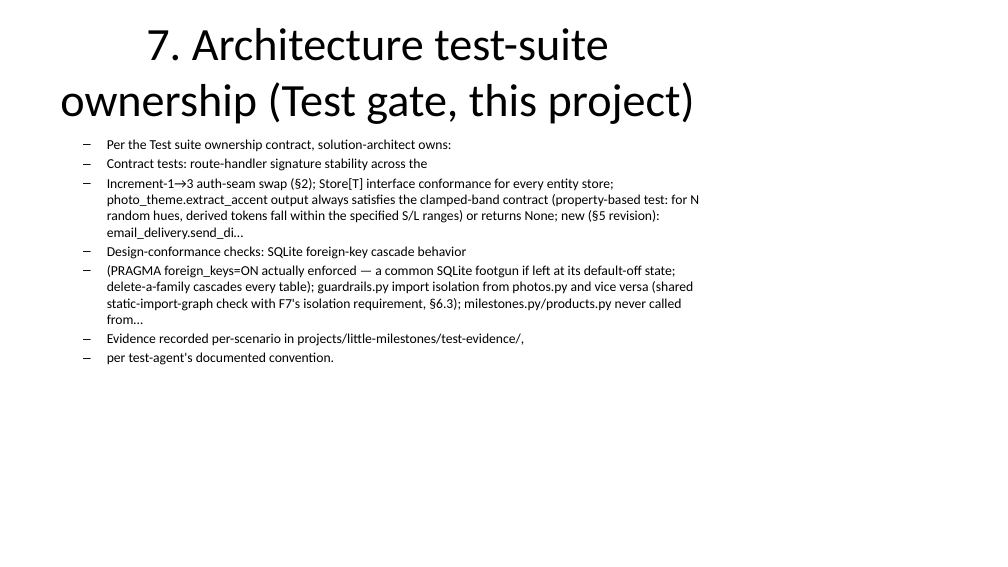
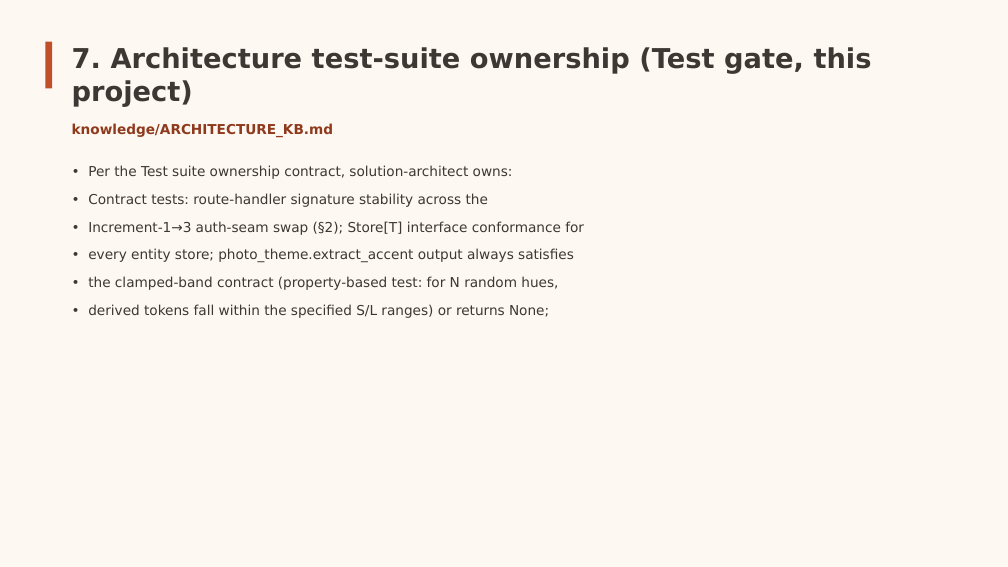
Before and after one commit to tandonakhil/AICluadeCode, a slide deck: slide 14 of projects/little-milestones/deliverables/architecture.pptx (slide 20 before the commit). Drawn at 1008x567 pixels with LibreOffice and Linux fonts; fonts in the diff are those of the drawing. Boxes give left, top, right and bottom in pixels: in the first picture for what was removed or moved away, otherwise in the second. Text is boxed around its words. In the diff, an @@ line names an element or a change of style, - is before the commit and + after.

```diff
--- a/projects/little-milestones/deliverables/architecture.pptx
+++ b/projects/little-milestones/deliverables/architecture.pptx
@@ background #FFFFFF to #FDF8F2 @@
@@ rectangle added at [45,42,52,88], fill #C1502A @@
@@ text "7. Architecture test-suite ownership (Test ...": place and size @@
-text "7. Architecture test-suite ownership (Test ..." at [60,28,695,124]
+text "7. Architecture test-suite ownership (Test ..." at [72,47,872,107]
@@ text "7. Architecture test-suite ownership (Test ..." at [72,47,872,107]: size 44 to 26 pt, font Calibri to DejaVu Sans, text colour #000000 to #3D3833, bold on; alignment centre to left; more space between paragraphs; vertical alignment middle to top @@
@@ text added at [72,123,333,138], 13 pt, text #8F3A1D, bold @@
+knowledge/ARCHITECTURE_KB.md
@@ text at [88,165,584,318]: text changed; font Calibri to DejaVu Sans; text colour #000000 to #3D3833 @@
-  – Per the Test suite ownership contract, solution-architect owns:
-  – Contract tests: route-handler signature stability across the
-  – Increment-1→3 auth-seam swap (§2); Store[T] interface conformance for every entity store; photo_theme.extract_accent output always satisfies the clamped-band contract (property-based test: for N random hues, derived tokens fall within the specified S/L ranges) or returns None; new (§5 revision): email_delivery.send_di…
-  – Design-conformance checks: SQLite foreign-key cascade behavior
-  – (PRAGMA foreign_keys=ON actually enforced — a common SQLite footgun if left at its default-off state; delete-a-family cascades every table); guardrails.py import isolation from photos.py and vice versa (shared static-import-graph check with F7's isolation requirement, §6.3); milestones.py/products.py never called from…
-  – Evidence recorded per-scenario in projects/little-milestones/test-evidence/,
-  – per test-agent's documented convention.
+• Per the Test suite ownership contract, solution-architect owns:
+• Contract tests: route-handler signature stability across the
+• Increment-1→3 auth-seam swap (§2); Store[T] interface conformance for
+• every entity store; photo_theme.extract_accent output always satisfies
+• the clamped-band contract (property-based test: for N random hues,
+• derived tokens fall within the specified S/L ranges) or returns None;
```
Also in this commit, not shown: 1 other slide changed, 18 slides added, 33 slides removed, 4 other files.
